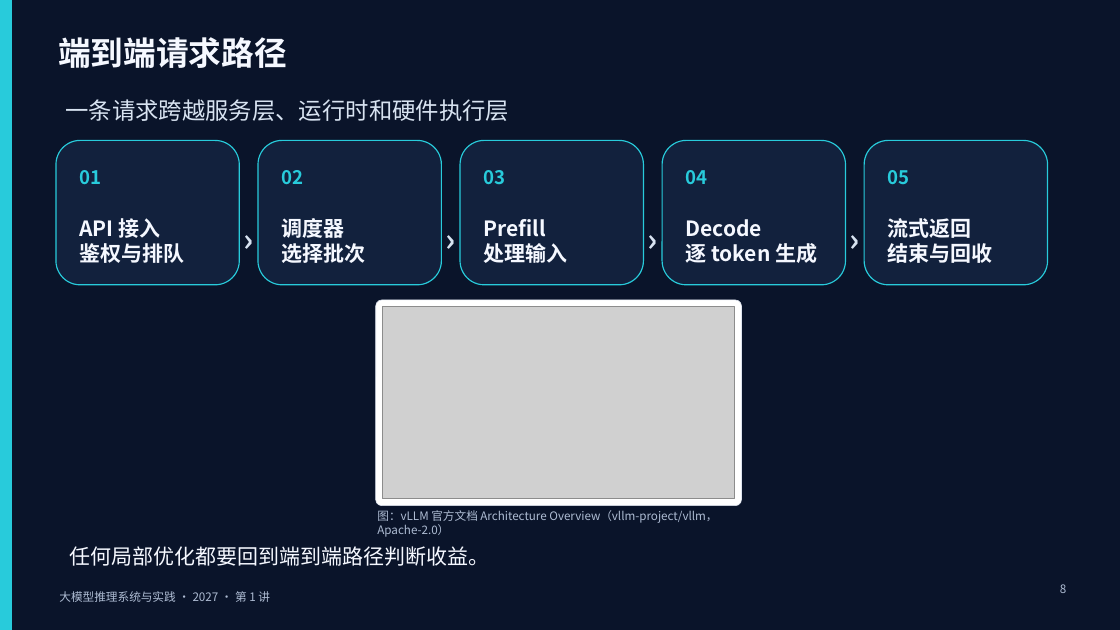
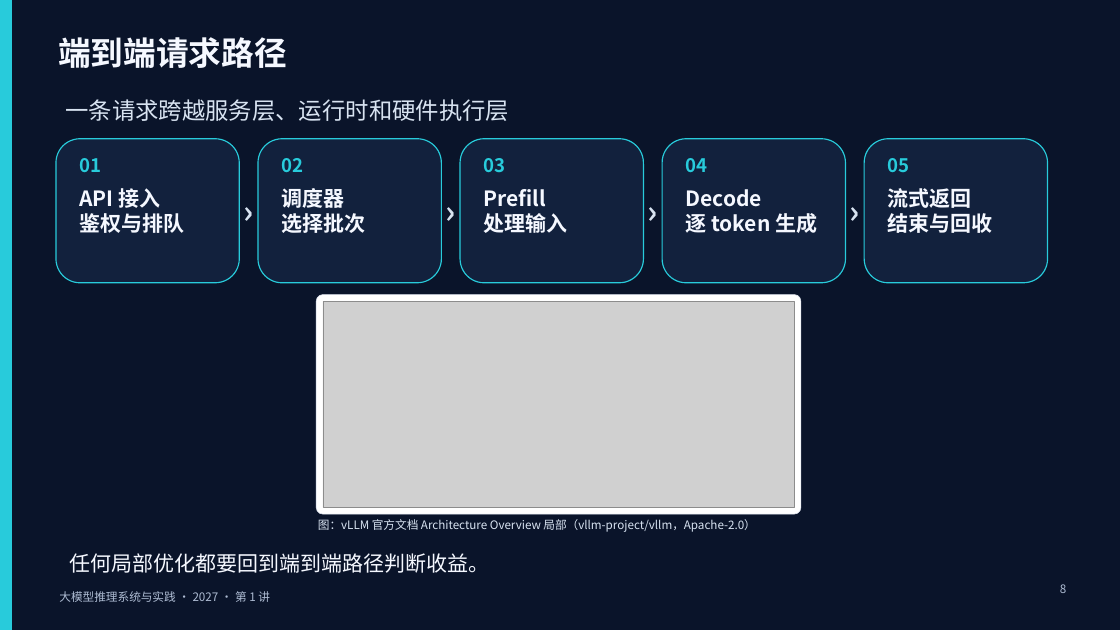
Before and after one commit to vLLM-HUST/intro-to-llm-inference-engines, a slide deck: slide 8 of build/slides/2027/lectures-8-pptx/第01讲_课程导论与评价指标.pptx. Drawn at 1120x630 pixels with LibreOffice and Linux fonts; fonts in the diff are those of the drawing; grey boxes stand for pictures. Boxes give left, top, right and bottom in pixels: in the first picture for what was removed or moved away, otherwise in the second. Text is boxed around its words. In the diff, an @@ line names an element or a change of style, - is before the commit and + after.

```diff
--- a/build/slides/2027/lectures-8-pptx/第01讲_课程导论与评价指标.pptx
+++ b/build/slides/2027/lectures-8-pptx/第01讲_课程导论与评价指标.pptx
@@ 5 texts: place and size @@
-5 texts at [79, 170, 910, 184]
+5 texts at [79, 158, 910, 172]
@@ 9 texts: place and size @@
-9 texts at [79, 215, 993, 263]
+9 texts at [79, 185, 993, 234]
@@ rounded rectangle: place and size @@
-rounded rectangle at [376, 300, 741, 506]
+rounded rectangle at [316, 295, 801, 514]
@@ picture: place and size @@
-picture at [382, 307, 734, 499]
+picture at [323, 302, 794, 507]
@@ text at [318, 519, 755, 532]: text changed; text colour #AEBCD3 to #D8E3F1 @@
-图：vLLM 官方文档 Architecture Overview（vllm-project/vllm，Apache-2.0）
+图：vLLM 官方文档 Architecture Overview 局部（vllm-project/vllm，Apache-2.0）
@@ text "任何局部优化都要回到端到端路径判断收益。": place and size @@
-text "任何局部优化都要回到端到端路径判断收益。" at [70, 546, 490, 566]
+text "任何局部优化都要回到端到端路径判断收益。" at [70, 553, 490, 573]
```
Also in this commit, not shown: 2 other slides changed, 5 other files.
